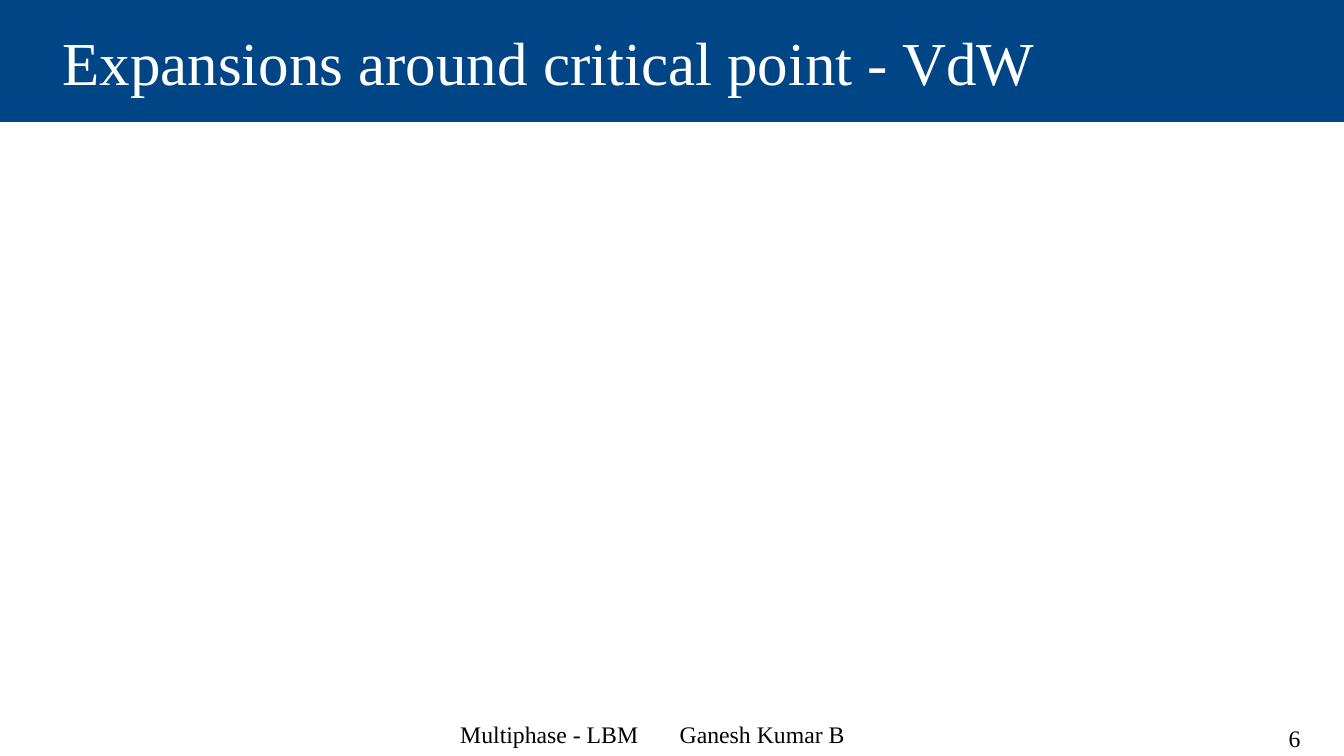
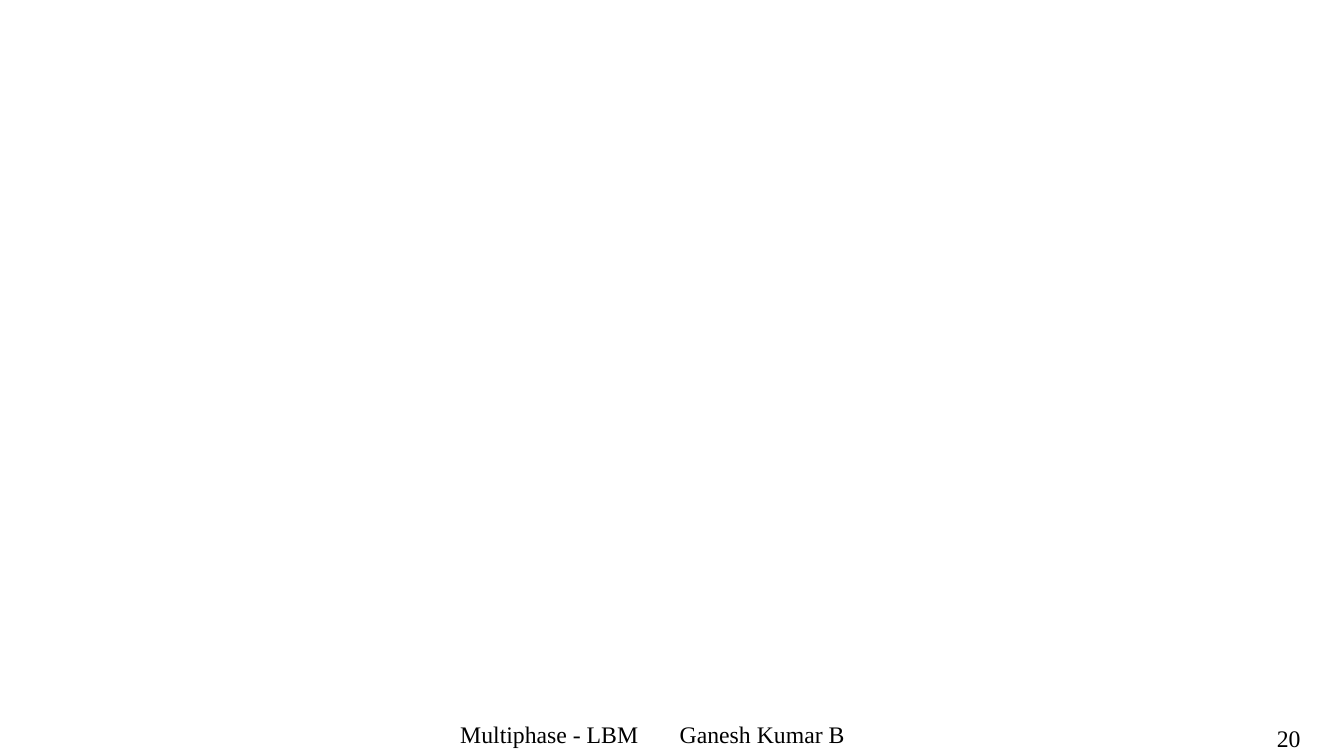
Before and after one commit to Ganesh-Kumar-B/multiphase_ppts, a slide deck: slide 20 of Multiphase_LBM.odp (slide 6 before the commit). Drawn at 1344x756 pixels with LibreOffice and Linux fonts; fonts in the diff are those of the drawing. Boxes give left, top, right and bottom in pixels: in the first picture for what was removed or moved away, otherwise in the second. Text is boxed around its words. In the diff, an @@ line names an element or a change of style, - is before the commit and + after.

```diff
--- a/Multiphase_LBM.odp
+++ b/Multiphase_LBM.odp
@@ title removed at box(0, 0, 1344, 122) @@
-Expansions around critical point - VdW
@@ page number at box(1277, 731, 1301, 748): text changed @@
-6
+20
```
Also in this commit, not shown: 12 other slides changed, 1 slide added.
